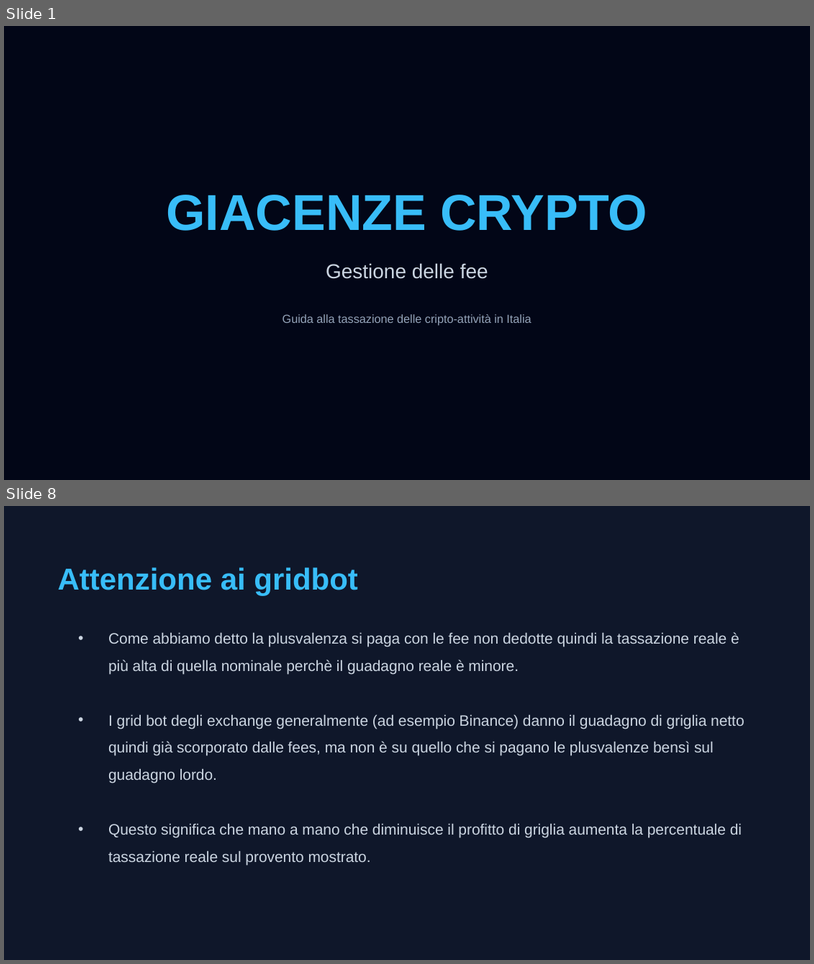
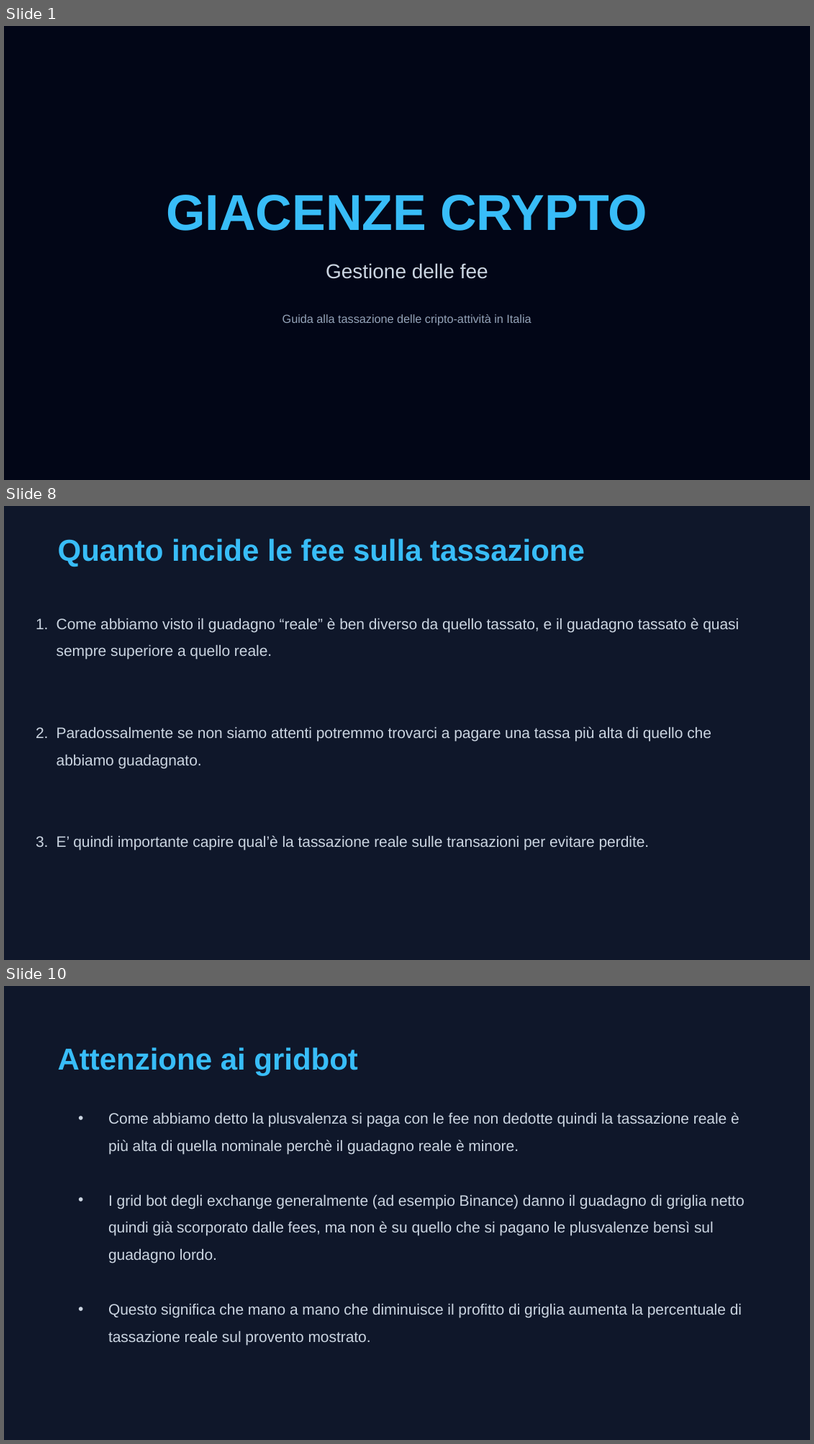
Before and after one commit to Lucapasselli/GiacenzeCrypto, a slide deck: Documentazione/Gestione delle fee.pptx. Shown one above the other, each under a label of ours: slides 1 and 8 before the commit, slides 1, 8 and 10 after it; the slides between them are not shown. The pictures are 814x964 and 814x1444 pixels, drawn with LibreOffice and Linux fonts; fonts in the diff are those of the drawing. Boxes give left, top, right and bottom in pixels: in the first picture for what was removed or moved away, otherwise in the second. Text is boxed around its words. In the diff, an @@ line names an element or a change of style, - is before the commit and + after.

```diff
--- a/Documentazione/Gestione delle fee.pptx
+++ b/Documentazione/Gestione delle fee.pptx
@@ slide 8 added at <box>4,506,810,960</box>, background #0F172A @@
@@ text added at <box>58,538,585,567</box>, 27 pt, text #38BDF8, bold @@
+Quanto incide le fee sulla tassazione
@@ text added at <box>57,618,739,849</box>, 13.5 pt, text #CBD5E1 @@
+1. Come abbiamo visto il guadagno “reale” è ben diverso da quello tassato, e il guadagno tassato è quasi sempre superiore a quello reale.
+2. Paradossalmente se non siamo attenti potremmo trovarci a pagare una tassa più alta di quello che abbiamo guadagnato.
+3. E’ quindi importante capire qual’è la tassazione reale sulle transazioni per evitare perdite.
@@ what was slide 8 is now slide 10 @@
```
Also in this commit, not shown: 8 slides changed, 1 other slide added, 1 other file.
